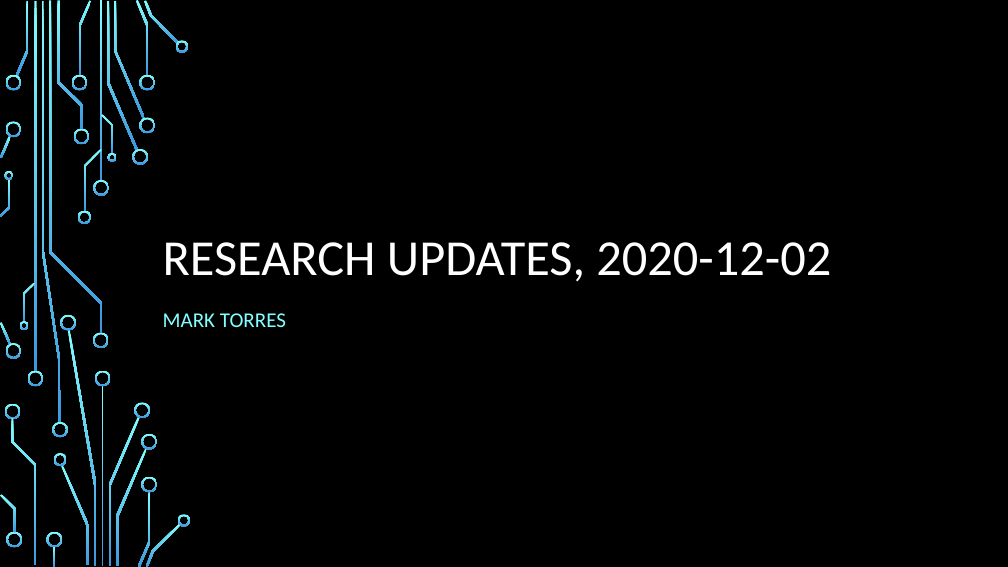
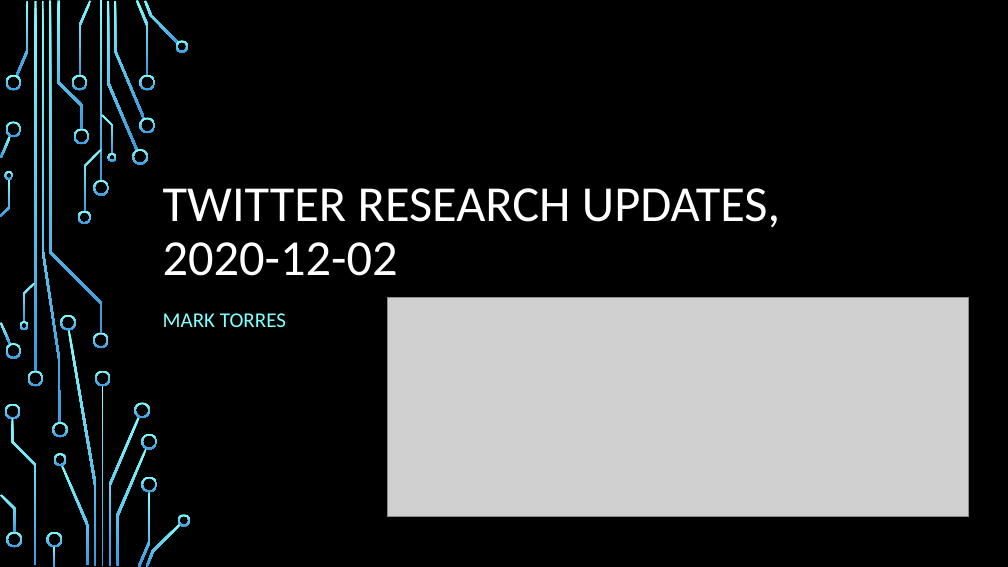
Before and after one commit to ngandhi01/TextMining, a slide deck: slide 1 of media/research_updates_2020-12-02.pptx. Drawn at 1008x567 pixels with LibreOffice and Linux fonts; fonts in the diff are those of the drawing; grey boxes stand for pictures; background and template pictures are left out. Boxes give left, top, right and bottom in pixels: in the first picture for what was removed or moved away, otherwise in the second. Text is boxed around its words. In the diff, an @@ line names an element or a change of style, - is before the commit and + after.

Commit message:
research updates presentation

```diff
--- a/media/research_updates_2020-12-02.pptx
+++ b/media/research_updates_2020-12-02.pptx
@@ title at (163, 188, 780, 276): text changed @@
-RESEARCH UPDATES, 2020-12-02
+TWITTER RESEARCH UPDATES, 2020-12-02
@@ picture added at (387, 298, 969, 516) @@
```
Also in this commit, not shown: 3 other slides changed, 4 slides added, 1 slide removed, 2 other files.
